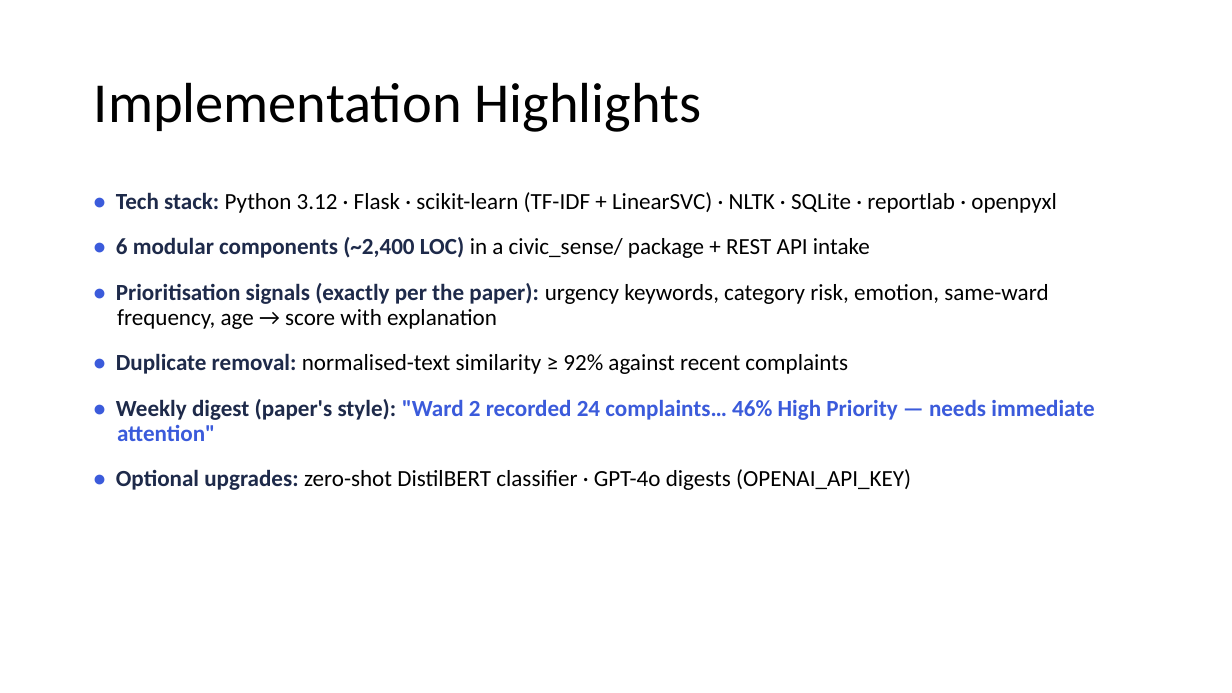
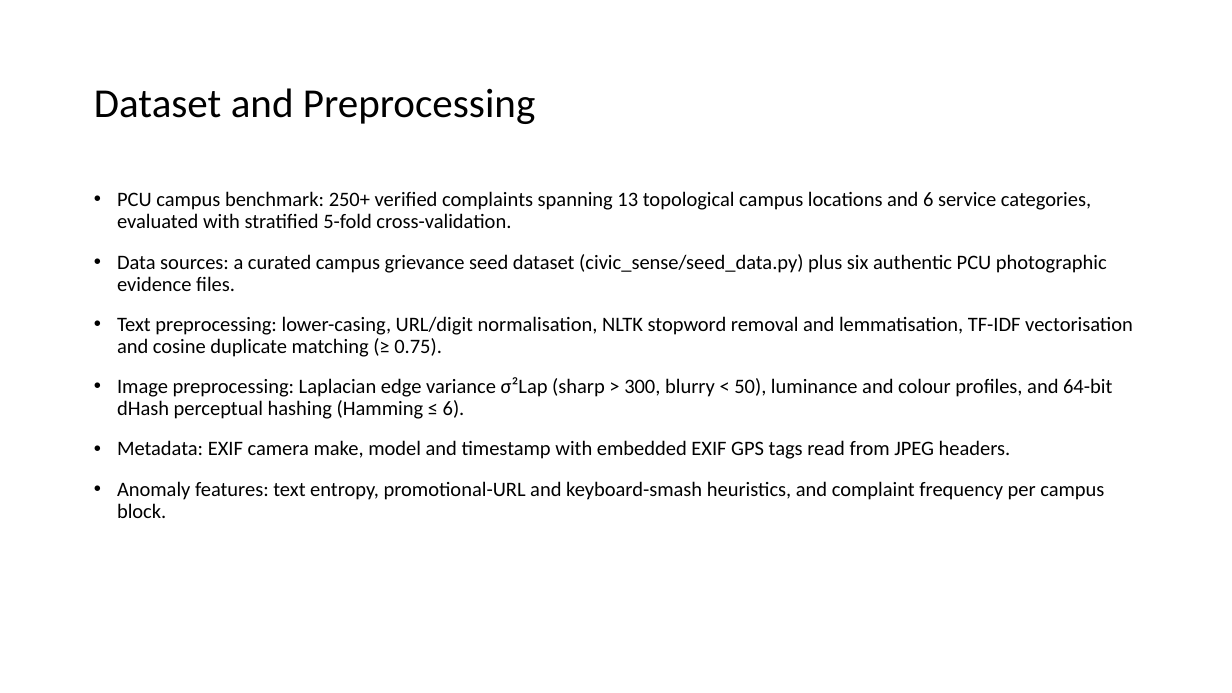
Before and after one commit to Mudit021/CivicSense-AI-Based-Citizen-Complaint-Analyzer, a slide deck: slide 11 of Project_Presentation.pptx (slide 10 before the commit). Drawn at 1232x693 pixels with LibreOffice and Linux fonts; fonts in the diff are those of the drawing. Boxes give left, top, right and bottom in pixels: in the first picture for what was removed or moved away, otherwise in the second. Text is boxed around its words. In the diff, an @@ line names an element or a change of style, - is before the commit and + after.

```diff
--- a/Project_Presentation.pptx
+++ b/Project_Presentation.pptx
@@ title at (94,88,535,124): text changed; size 44 to 32 pt @@
-Implementation Highlights
+Dataset and Preprocessing
@@ text at (117,191,1133,518): text changed; size 18 to 16 pt @@
-• Tech stack: Python 3.12 · Flask · scikit-learn (TF-IDF + LinearSVC) · NLTK · SQLite · reportlab · openpyxl
-• 6 modular components (~2,400 LOC) in a civic_sense/ package + REST API intake
-• Prioritisation signals (exactly per the paper): urgency keywords, category risk, emotion, same-ward frequency, age → score with explanation
-• Duplicate removal: normalised-text similarity ≥ 92% against recent complaints
-• Weekly digest (paper's style): "Ward 2 recorded 24 complaints… 46% High Priority — needs immediate attention"
-• Optional upgrades: zero-shot DistilBERT classifier · GPT-4o digests (OPENAI_API_KEY)
+• PCU campus benchmark: 250+ verified complaints spanning 13 topological campus locations and 6 service categories, evaluated with stratified 5-fold cross-validation.
+• Data sources: a curated campus grievance seed dataset (civic_sense/seed_data.py) plus six authentic PCU photographic evidence files.
+• Text preprocessing: lower-casing, URL/digit normalisation, NLTK stopword removal and lemmatisation, TF-IDF vectorisation and cosine duplicate matching (≥ 0.75).
+• Image preprocessing: Laplacian edge variance σ²Lap (sharp > 300, blurry < 50), luminance and colour profiles, and 64-bit dHash perceptual hashing (Hamming ≤ 6).
+• Metadata: EXIF camera make, model and timestamp with embedded EXIF GPS tags read from JPEG headers.
+• Anomaly features: text entropy, promotional-URL and keyboard-smash heuristics, and complaint frequency per campus block.
```
Also in this commit, not shown: 7 other slides changed, 5 slides added, 4 slides removed, 28 other files.
